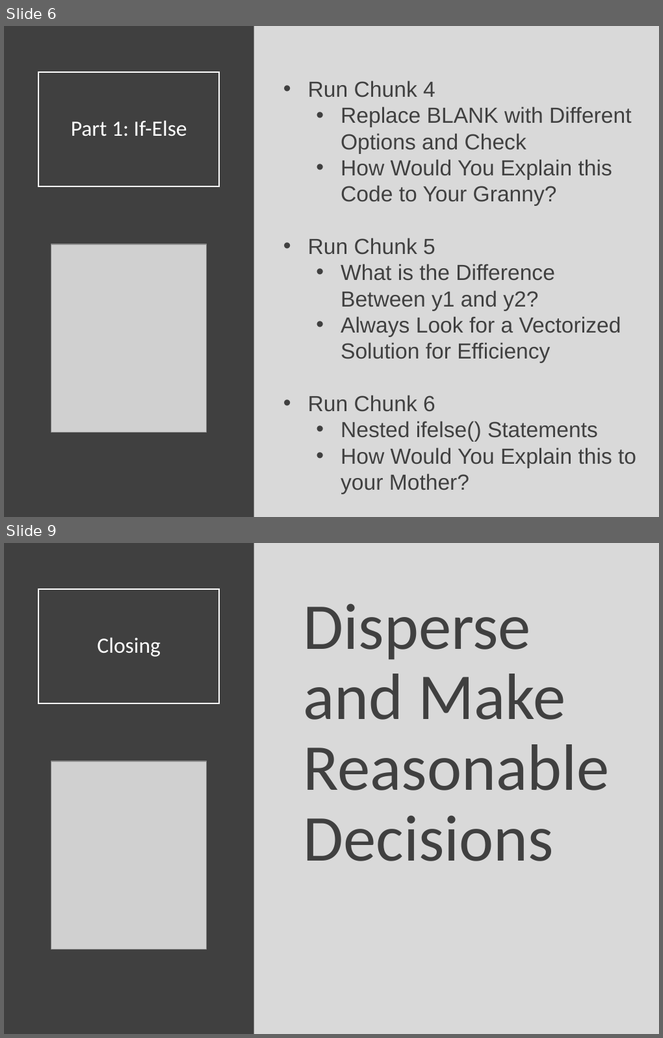
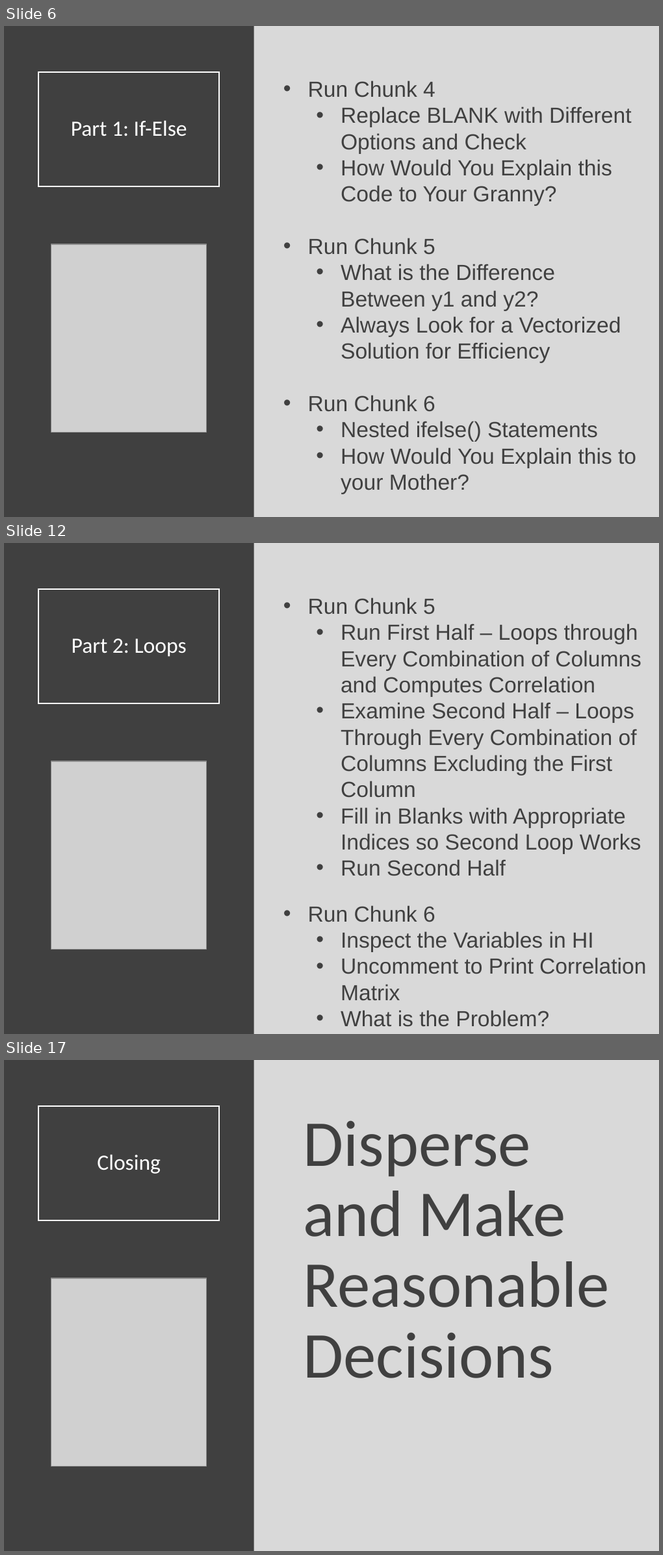
Before and after one commit to Yixf-Self/STOR320_WEBSITE, a slide deck: Lecture/Lecture 18/Lecture 18.pptx. Shown one above the other, each under a label of ours: slides 6 and 9 before the commit, slides 6, 12 and 17 after it; the slides between them are not shown. The pictures are 663x1038 and 663x1555 pixels, drawn with LibreOffice and Linux fonts; fonts in the diff are those of the drawing; grey boxes stand for pictures. Boxes give left, top, right and bottom in pixels: in the first picture for what was removed or moved away, otherwise in the second. Text is boxed around its words. In the diff, an @@ line names an element or a change of style, - is before the commit and + after.

```diff
--- a/Lecture/Lecture 18/Lecture 18.pptx
+++ b/Lecture/Lecture 18/Lecture 18.pptx
@@ slide 12 added at <box>4,543,659,1034</box>, background #D9D9D9 @@
@@ rectangle added at <box>4,543,254,1034</box>, fill #404040 @@
@@ title added at <box>38,589,220,704</box>, outline #FFFFFF 1.5 pt, 24 pt, text #FFFFFF @@
+Part 2: Loops
@@ text added at <box>308,598,646,1027</box>, 24 pt, text #404040 @@
+• Run Chunk 5
+  • Run First Half – Loops through Every Combination of Columns and Computes Correlation
+  • Examine Second Half – Loops Through Every Combination of Columns Excluding the First Column
+  • Fill in Blanks with Appropriate Indices so Second Loop Works
+  • Run Second Half
+• Run Chunk 6
+  • Inspect the Variables in HI
+  • Uncomment to Print Correlation Matrix
+  • What is the Problem?
@@ picture added at <box>51,761,206,949</box> @@
@@ what was slide 9 is now slide 17 @@
```
Also in this commit, not shown: 3 slides changed, 7 other slides added, 8 other files.
